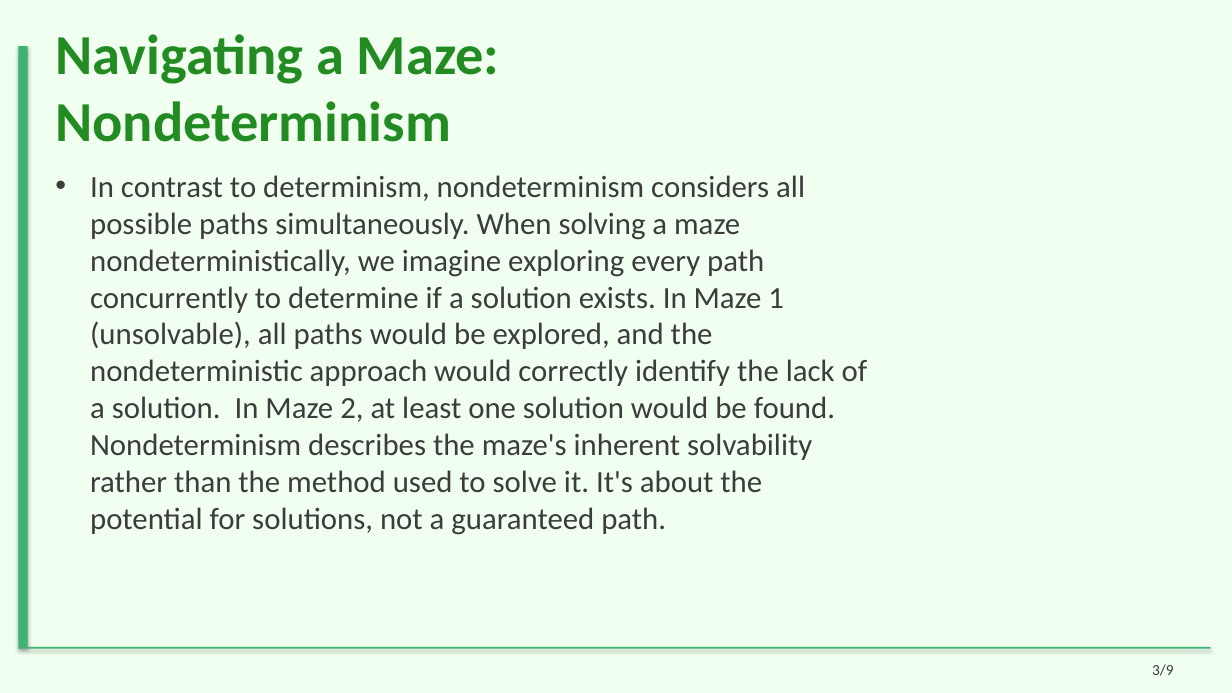
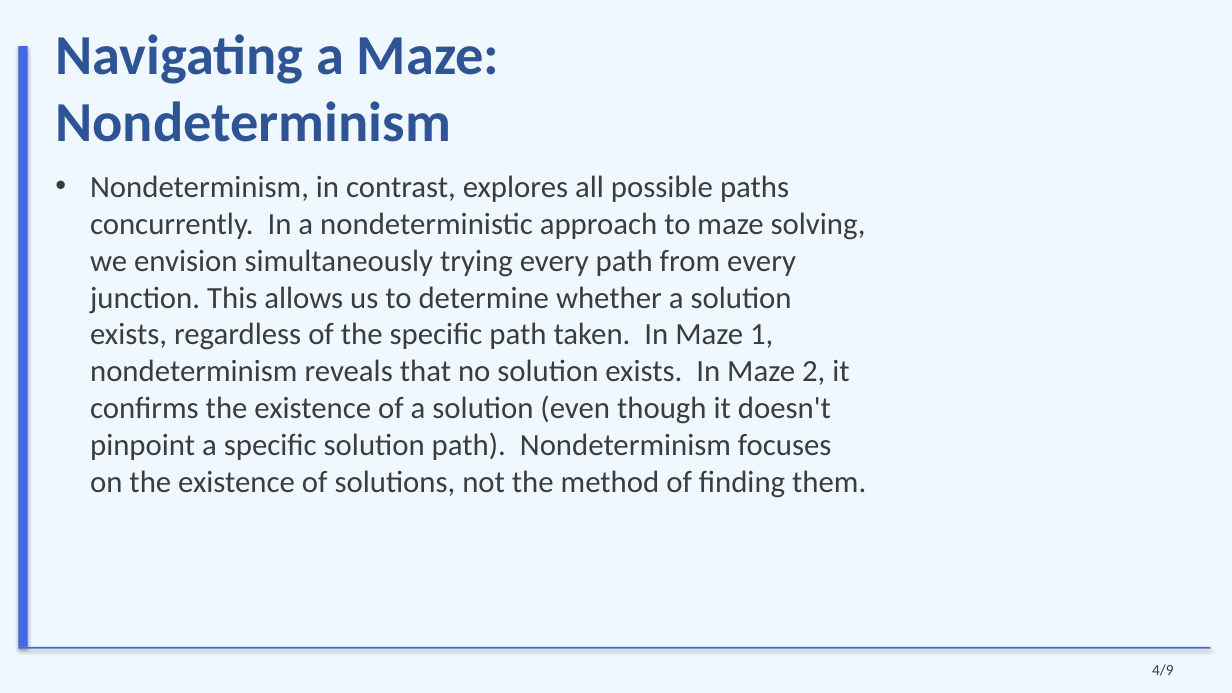
Before and after one commit to sanskarsri26/pdf-to-lecture, a slide deck: slide 4 of Styled_Slides.pptx (slide 3 before the commit). Drawn at 1232x693 pixels with LibreOffice and Linux fonts; fonts in the diff are those of the drawing. Boxes give left, top, right and bottom in pixels: in the first picture for what was removed or moved away, otherwise in the second. Text is boxed around its words. In the diff, an @@ line names an element or a change of style, - is before the commit and + after.

```diff
--- a/Styled_Slides.pptx
+++ b/Styled_Slides.pptx
@@ background #F0FFF0 to #F0F8FF @@
@@ title "Navigating a Maze: Nondeterminism" at <box>55,34,500,142</box>: text colour #228B22 to #2F5496 @@
@@ rectangle at <box>18,46,28,647</box>: fill #3CB371 to #4169E1 @@
@@ text at <box>90,175,866,498</box>: text changed @@
-• In contrast to determinism, nondeterminism considers all possible paths simultaneously. When solving a maze nondeterministically, we imagine exploring every path concurrently to determine if a solution exists. In Maze 1 (unsolvable), all paths would be explored, and the nondeterministic approach would correctly identify the lack of a solution. In Maze 2, at least one solution would be found. Nondeterminism describes the maze's inherent solvability rather than the method used to solve it. It's about the potential for solutions, not a guaranteed path.
+• Nondeterminism, in contrast, explores all possible paths concurrently. In a nondeterministic approach to maze solving, we envision simultaneously trying every path from every junction. This allows us to determine whether a solution exists, regardless of the specific path taken. In Maze 1, nondeterminism reveals that no solution exists. In Maze 2, it confirms the existence of a solution (even though it doesn't pinpoint a specific solution path). Nondeterminism focuses on the existence of solutions, not the method of finding them.
@@ rectangle at <box>18,647,1211,649</box>: fill #3CB371 to #4169E1 @@
@@ text at <box>1152,664,1174,676</box>: text changed @@
-3/9
+4/9
```
Also in this commit, not shown: 7 other slides changed, 1 slide added, 1 slide removed, 17 other files.
